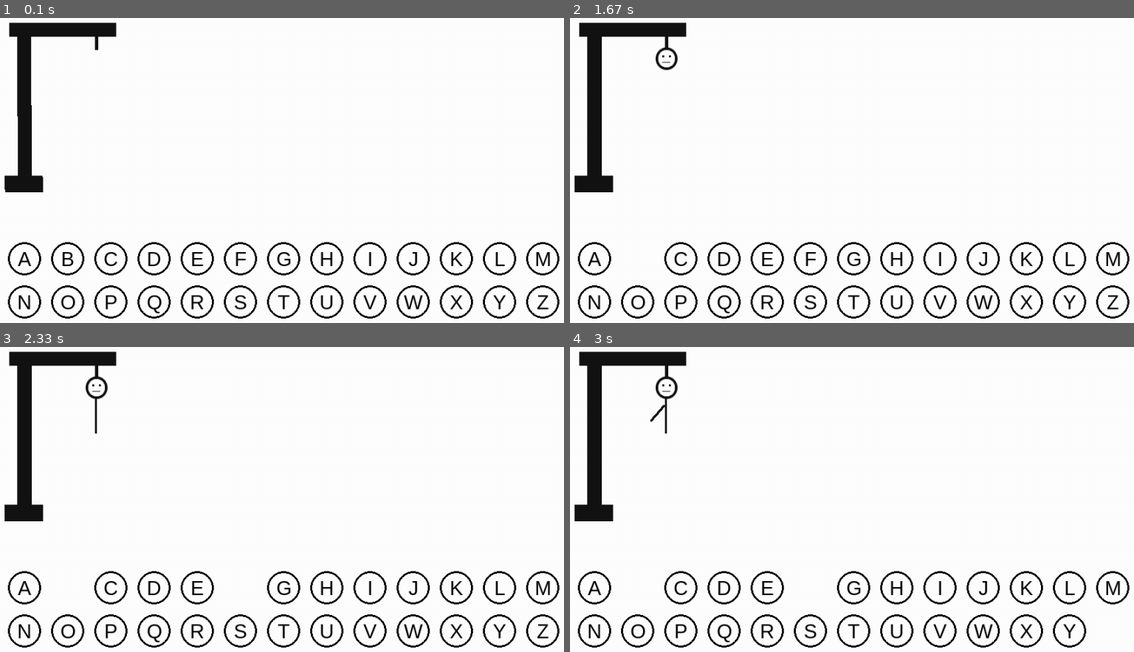
Above: before the commit, frames 1-4 (two rows, left to right).
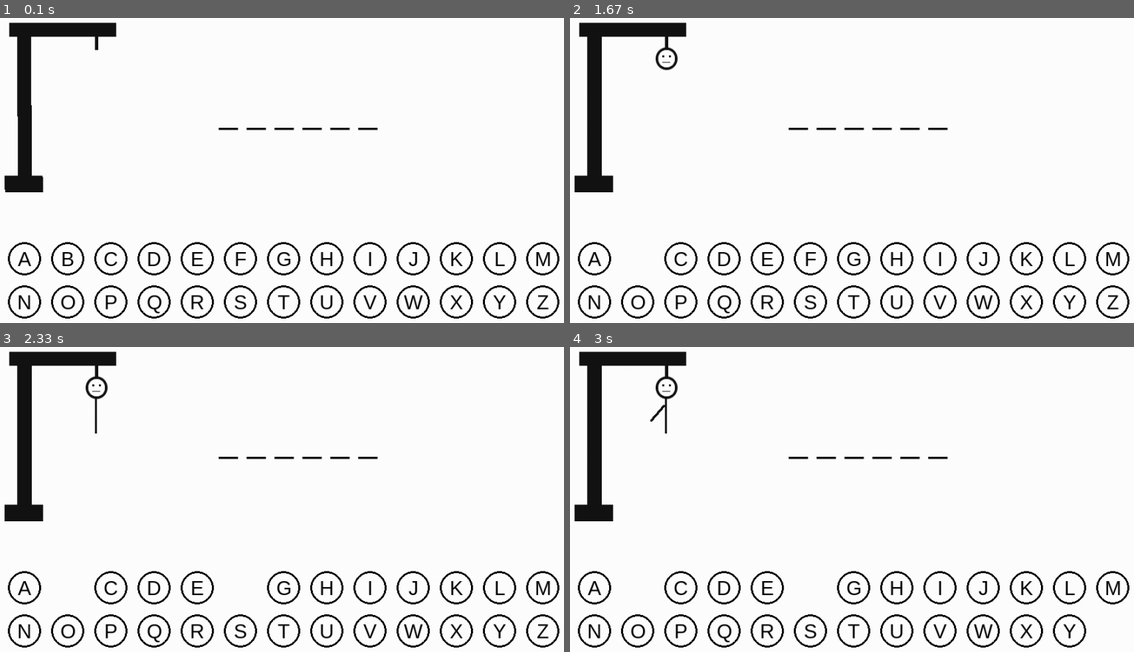
Above: after the commit, the same moments.

Repository: daliborstakic/hangman-pygame
Game: pygame game, started from main.py
Same seed, same stepped clock (60 frames per second), same inputs: the game is played once before the commit and once after it.
Inputs (mouse positions are in pixels of both pictures, inside the frame that each line leads up to):
- Up to frame 1 (0.1 s): no input
- Up to frame 2 (1.67 s): click (648, 252) at 1.38 s
- Up to frame 3 (2.33 s): click (253, 591) at 2.22 s
- Up to frame 4 (3 s): click (1105, 636) at 2.55 s

The runs differ from the first frame. In frame 1, 0.2% of the frame differs, in the area x 38-68%, y 35-37%; in frame 2, 0.2%; in frame 3, 0.2%; in frame 4, 0.2%.

Commit message:
Added the displayed word which shows guessed letters on click and updates the Hangman image when clicked on letters which are not in the word.

Diff:
--- a/main.py
+++ b/main.py
@@ -21,7 +21,8 @@
 BLACK = (0, 0, 0)
 
 # Fonts
-LETTER_FONT = pygame.font.SysFont('arial', 30)
+LETTER_FONT = pygame.font.SysFont('helvetica', 30)
+DISPLAY_FONT = pygame.font.SysFont('helvetica', 50)
 
 # Circle parameters
 RADIUS = 25
@@ -32,11 +33,21 @@
 FPS = 60
 
 
-def render_screen(hangman_status, letters):
+def render_screen(letters):
     surf.fill(WHITE)
     surf.blit(hangman_images[hangman_status], (70, (HEIGHT - hangman_images[hangman_status].get_height()) // 2 - 80))
 
     # Displaying the word
+    display_word = ""
+
+    for letter in word:
+        if letter in guessed:
+            display_word += letter + " "
+        else:
+            display_word += "_ "
+
+    shown_word = DISPLAY_FONT.render(display_word, 1, BLACK)
+    surf.blit(shown_word, (400, 200))
 
     for letter in letters:
         x, y, char, visible = letter
@@ -77,9 +88,13 @@
             dis = math.sqrt((x - m_x) ** 2 + (y - m_y) ** 2)
             if dis < RADIUS:
                 letter[3] = False
-                guessed.append(letter)
+                guessed.append(char)
                 if char not in word:
                     hangman_status += 1
+
+
+def display_message(content):
+    pass
 
 
 def main():
@@ -88,7 +103,7 @@
 
     hangman_status = 0
     letters = initialize_letters()
-    word = "pygame"  # It can be changed through code
+    word = "PYGAME"  # It can be changed through code
     guessed = []
 
     run = True
@@ -102,7 +117,7 @@
             if event.type == pygame.MOUSEBUTTONDOWN:
                 click(letters)
 
-        render_screen(hangman_status, letters)
+        render_screen(letters)
 
     pygame.quit()
 
